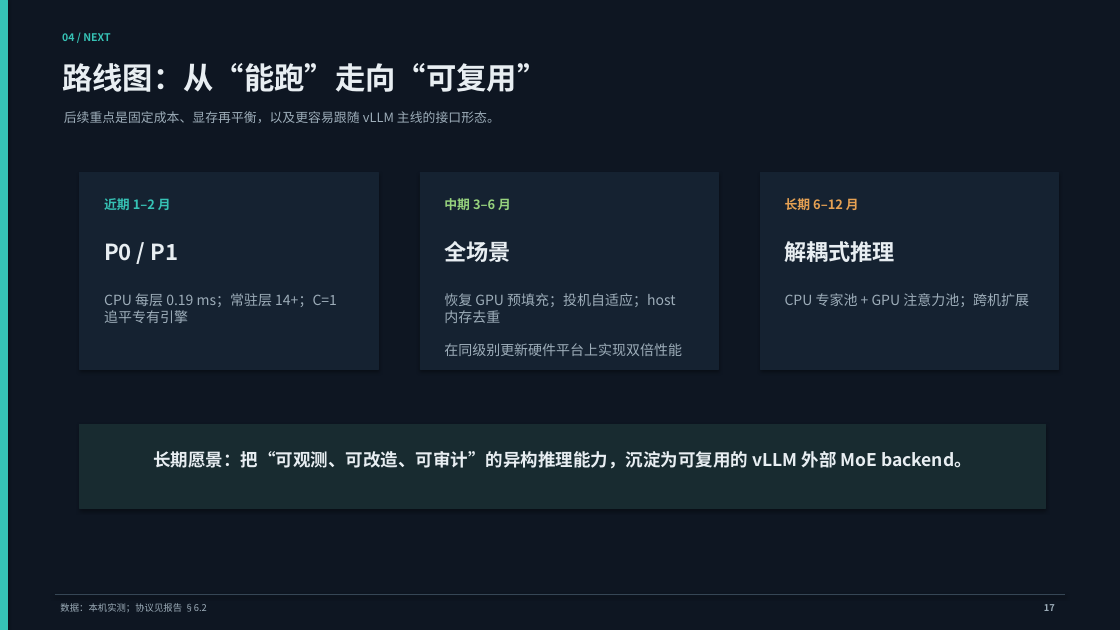
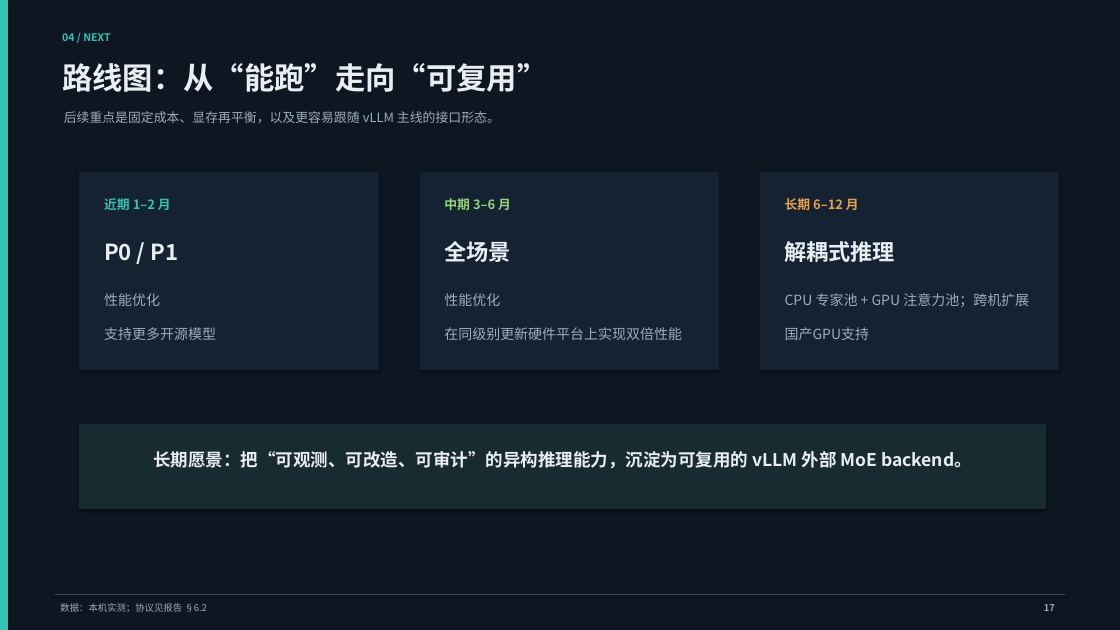
Before and after one commit to yeungtuzi/vllm-xtu-moe, a slide deck: slide 18 of docs/vllm_xtu_moe项目报告.pptx. Drawn at 1120x630 pixels with LibreOffice and Linux fonts; fonts in the diff are those of the drawing. Boxes give left, top, right and bottom in pixels: in the first picture for what was removed or moved away, otherwise in the second. Text is boxed around its words. In the diff, an @@ line names an element or a change of style, - is before the commit and + after.

```diff
--- a/docs/vllm_xtu_moe项目报告.pptx
+++ b/docs/vllm_xtu_moe项目报告.pptx
@@ text at <box>104,293,216,340</box>: text changed @@
-CPU 每层 0.19 ms；常驻层 14+；C=1 追平专有引擎
+性能优化
+支持更多开源模型
@@ text at <box>444,293,500,306</box>: text changed @@
-恢复 GPU 预填充；投机自适应；host 内存去重
+性能优化
@@ text at <box>785,327,870,340</box>: paragraph added @@
+国产GPU支持
```
Also in this commit, not shown: 1 other slide changed, 5 other files.
